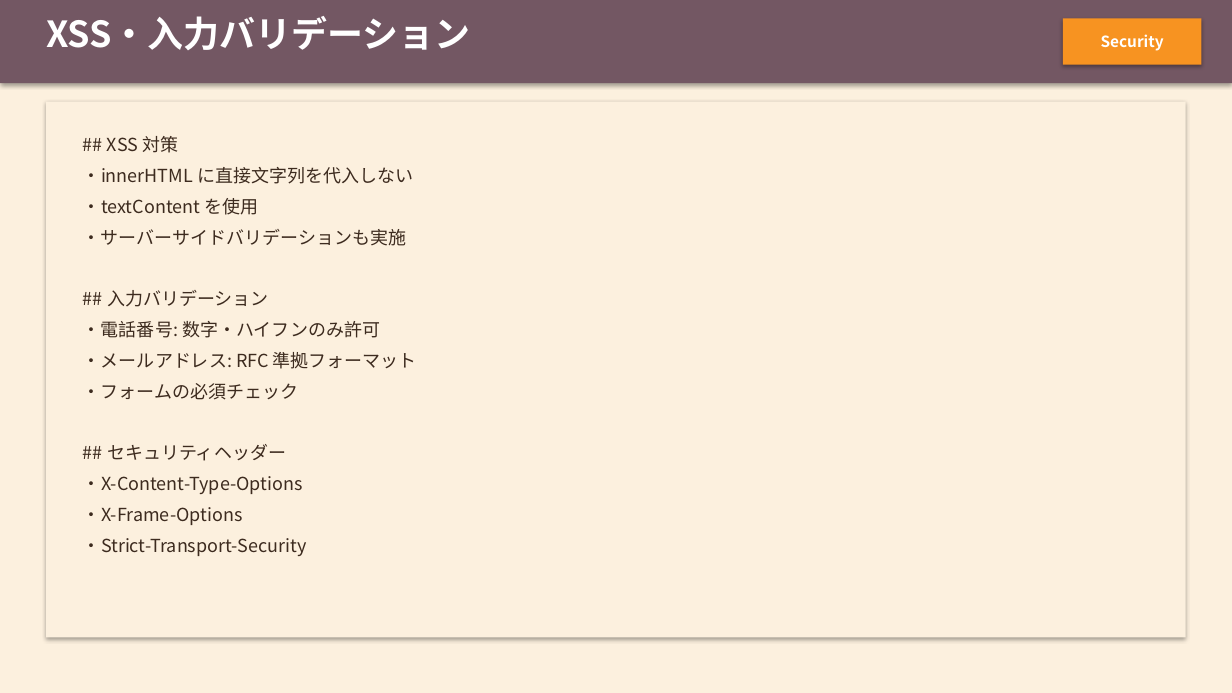
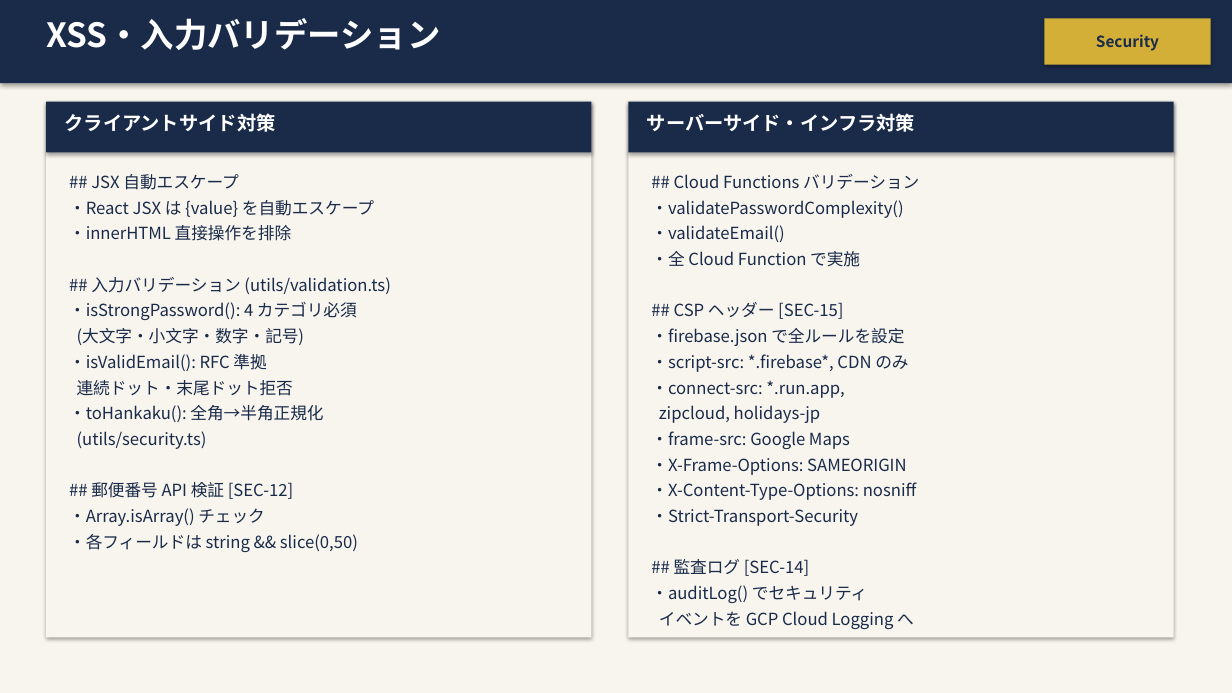
Before and after one commit to Kojinius/fukumoto-reservation, a slide deck: slide 14 of documents/specs/OnlineAppointSystem_詳細設計書.pptx (slide 13 before the commit). Drawn at 1232x693 pixels with LibreOffice and Linux fonts; fonts in the diff are those of the drawing. Boxes give left, top, right and bottom in pixels: in the first picture for what was removed or moved away, otherwise in the second. Text is boxed around its words. In the diff, an @@ line names an element or a change of style, - is before the commit and + after.

```diff
--- a/documents/specs/OnlineAppointSystem_詳細設計書.pptx
+++ b/documents/specs/OnlineAppointSystem_詳細設計書.pptx
@@ rectangle at (0,0,1232,693): fill #FCF0DE to #F8F5EE @@
@@ rectangle at (0,0,1232,83): fill #735763 to #1A2B4A @@
@@ text "XSS・入力バリデーション" at (46,18,441,50): size 28 to 26 pt @@
@@ rectangle "Security": place and size @@
-rectangle "Security" at (1063,18,1202,65)
+rectangle "Security" at (1044,18,1211,65)
@@ rectangle "Security" at (1044,18,1211,65): text colour #FFFFFF to #1A2B4A; fill #F79321 to #D4AF37 @@
@@ rectangle removed at (46,102,1186,638) @@
@@ rectangle added at (46,102,592,638), fill #F8F5EE @@
@@ rectangle added at (46,102,592,152), fill #1A2B4A @@
@@ text added at (65,113,276,132), 15 pt, text #FFFFFF, bold @@
+クライアントサイド対策
@@ rectangle added at (628,102,1174,638), fill #F8F5EE @@
@@ rectangle added at (628,102,1174,152), fill #1A2B4A @@
@@ text added at (647,113,915,132), 15 pt, text #FFFFFF, bold @@
+サーバーサイド・インフラ対策
@@ text removed at (83,136,417,556) @@
-## XSS 対策
-・innerHTML に直接文字列を代入しない
-・textContent を使用
-・サーバーサイドバリデーションも実施
-## 入力バリデーション
-・電話番号: 数字・ハイフンのみ許可
-・メールアドレス: RFC 準拠フォーマット
-・フォームの必須チェック
-## セキュリティヘッダー
-・X-Content-Type-Options
-・X-Frame-Options
-・Strict-Transport-Security
@@ text added at (69,174,390,552), 13 pt, text #1A2B4A @@
+## JSX 自動エスケープ
+・React JSX は {value} を自動エスケープ
+・innerHTML 直接操作を排除
+## 入力バリデーション (utils/validation.ts)
+・isStrongPassword(): 4 カテゴリ必須
+(大文字・小文字・数字・記号)
+・isValidEmail(): RFC 準拠
+連続ドット・末尾ドット拒否
+・toHankaku(): 全角→半角正規化
+(utils/security.ts)
+## 郵便番号 API 検証 [SEC-12]
+・Array.isArray() チェック
+・各フィールドは string && slice(0,50)
@@ text added at (651,174,919,629), 13 pt, text #1A2B4A @@
+## Cloud Functions バリデーション
+・validatePasswordComplexity()
+・validateEmail()
+・全 Cloud Function で実施
+## CSP ヘッダー [SEC-15]
+・firebase.json で全ルールを設定
+・script-src: *.firebase*, CDN のみ
+・connect-src: *.run.app,
+zipcloud, holidays-jp
+・frame-src: Google Maps
+・X-Frame-Options: SAMEORIGIN
+・X-Content-Type-Options: nosniff
+・Strict-Transport-Security
+## 監査ログ [SEC-14]
+・auditLog() でセキュリティ
+イベントを GCP Cloud Logging へ
```
Also in this commit, not shown: 17 other slides changed, 4 slides added, 2 slides removed, 5 other files.
